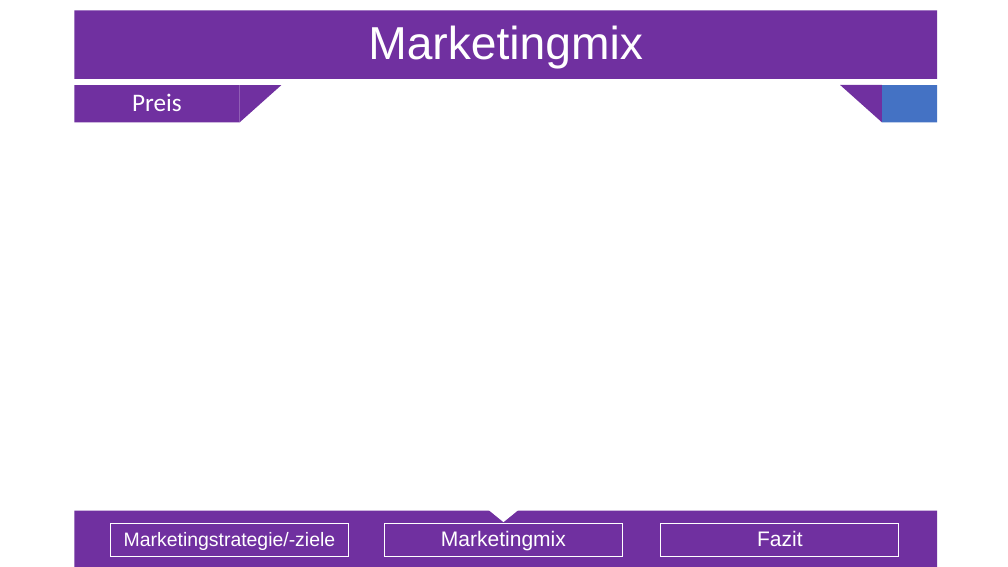
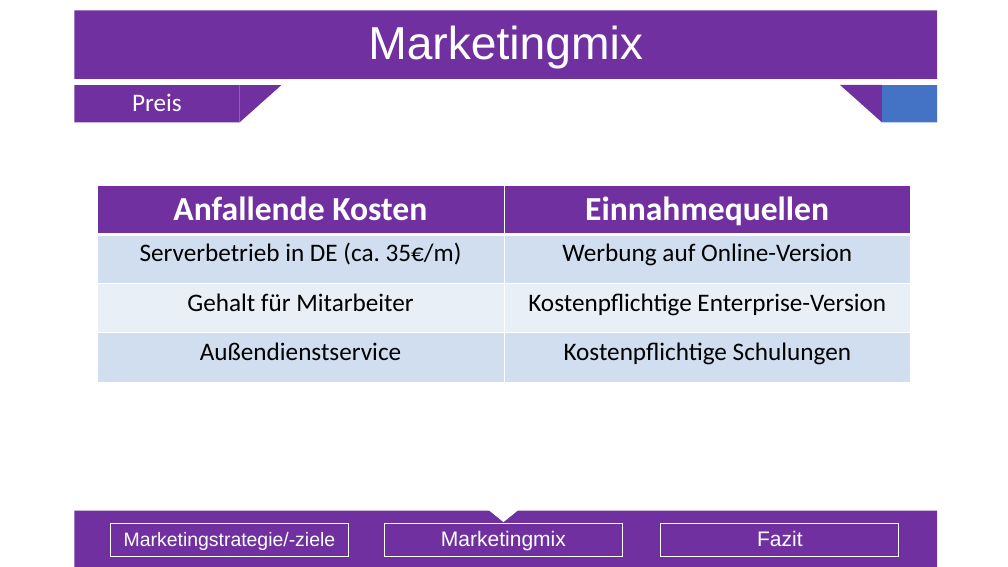
Before and after one commit to Sl0thking/mp_gproz_scrumiverse, a slide deck: slide 17 of 5_Präsentation/Projektpräsentation_Serfling.pptx. Drawn at 1008x567 pixels with LibreOffice and Linux fonts; fonts in the diff are those of the drawing. Boxes give left, top, right and bottom in pixels: in the first picture for what was removed or moved away, otherwise in the second. Text is boxed around its words. In the diff, an @@ line names an element or a change of style, - is before the commit and + after.

```diff
--- a/5_Präsentation/Projektpräsentation_Serfling.pptx
+++ b/5_Präsentation/Projektpräsentation_Serfling.pptx
@@ table added at [98, 185, 911, 383], 4 rows, 2 columns @@
+Anfallende Kosten | Einnahmequellen
+Serverbetrieb in DE (ca. 35€/m) | Werbung auf Online-Version
+Gehalt für Mitarbeiter | Kostenpflichtige Enterprise-Version
+Außendienstservice | Kostenpflichtige Schulungen
```
Also in this commit, not shown: 2 other slides changed, 2 slides added.
